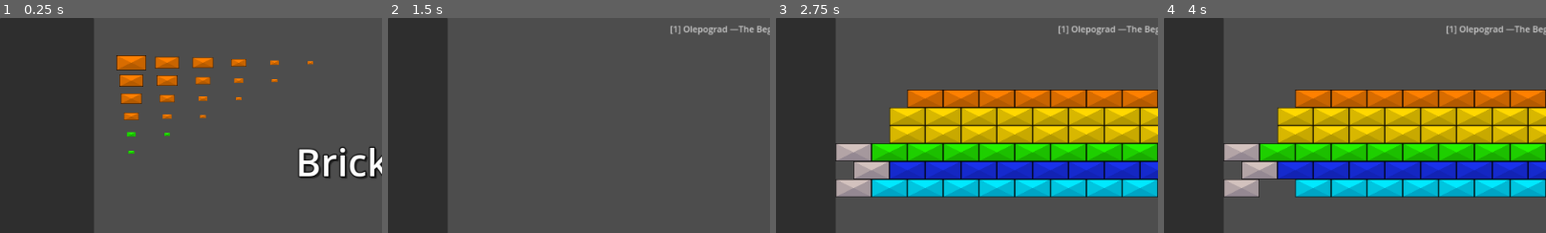
Above: before the commit, frames 1-4 (left to right).
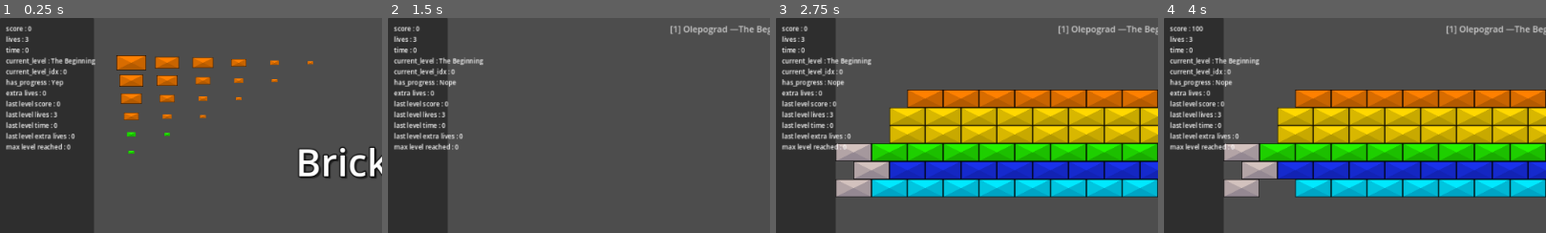
Above: after the commit, the same moments.

Repository: O-39889/brickout
Game: Godot game, scene res://scenes/title_screen.tscn
Two runs of this game, one before a commit and one after it. Both use one fixed random seed, a clock stepped at 60 frames per second and the inputs below. The engine's default icon, where the game draws it, is replaced by a stand-in: a white triangle on a blue panel in a dark square.
Inputs (mouse positions are % of the whole screen's width and height, from its top left):
- Up to frame 1 (0.25 s): no input
- Up to frame 2 (1.5 s): click "New Game" at 0.5 s; click "1" at 1.25 s
- Up to frame 3 (2.75 s): move the mouse to (55, 50) at 2.02 s; click (55, 50) at 2.17 s
- Up to frame 4 (4 s): tap Enter at 2.75 s; move the mouse to (45, 50) at 2.77 s; click (45, 50) at 2.92 s; move the mouse to (52, 48) at 3.52 s; click (52, 48) at 3.67 s
The pictures show only the part of the screen within x 0-50%, y 0-50%; the shares and areas given below are measured in that part.

The runs differ from the first frame. In frame 1, 3.0% of the frame differs, in the area x 1-25%, y 3-62%; in frame 2, 3.0%; in frame 3, 3.0%; in frame 4, 3.1%.

Commit message:
Work with game progression more
* rename `MainLevel.time_passed` to `time_elapsed`
* actually add elapsed time to the game total
* add a super useful debug/test thingy label on top of the screen

Diff:
--- a/scripts/main_level.gd
+++ b/scripts/main_level.gd
@@ -16,7 +16,7 @@
 ### Time passed in this particular level.
 ### Counts up during gameplay, not when game is overed or after clearing
 ### a level or (TODO) when the game is paused.
-var time_passed : float = 0.0;
+var time_elapsed : float = 0.0;
 # set on init by the parent template scene
 var template : MainLevelTemplate;
 
@@ -115,6 +115,7 @@
 func handle_game_over():
 	if state != LevelCompletionState.Lost and state != LevelCompletionState.None:
 		return;
+	GameProgression.time_total += time_elapsed;
 	mouse_captured = false;
 	state = LevelCompletionState.GameOver;
 	template.show_game_over();
@@ -183,6 +184,7 @@
 	if state != Level.LevelCompletionState.None:
 		return;
 	state = Level.LevelCompletionState.Clear;
+	GameProgression.time_total += time_elapsed;
 	mouse_captured = false;
 	EventBus.level_cleared.emit();
 	#gui.show_level_clear(func(): get_window().title = 'Next level!',
@@ -199,7 +201,7 @@
 func _physics_process(delta):
 	if state == LevelCompletionState.None or\
 	state == LevelCompletionState.Lost:
-		time_passed += delta; # 🔥
+		time_elapsed += delta; # 🔥
 
 
 func _on_projectile_collided(_projectile: Projectile, _with: CollisionObject2D):
--- a/scripts/main_level_template.gd
+++ b/scripts/main_level_template.gd
@@ -97,7 +97,7 @@
 	clear_node.exit_btn.pressed.connect(get_tree().quit);
 	# TODO: score and time only for the current level
 	clear_node.set_score(lvl.points_earned);
-	clear_node.set_time(lvl.time_passed);
+	clear_node.set_time(lvl.time_elapsed);
 
 
 
@@ -146,4 +146,4 @@
 func _process(delta: float) -> void:
 	if not score_match:
 		display_score = int(move_toward(display_score, GameProgression.score, SCORE_CHANGE_SPEED));
-	timer_lbl.text = "Time: " + Globals.display_time(lvl.time_passed);
+	timer_lbl.text = "Time: " + Globals.display_time(lvl.time_elapsed);
--- a/scripts/singletons/game_progression.gd
+++ b/scripts/singletons/game_progression.gd
@@ -1,4 +1,7 @@
 extends Node;
+
+var debug_test_lbl : Label;
+var debug_test_thing := {};
 
 # TASK: maybe have the campaign switch not between the top-level
 # level scenes (the ones with the GUI and everything) but instead only
@@ -66,6 +69,15 @@
 	last_level_time_total = time_total;
 	extra_lives_earned = score / EXTRA_LIFE_MULTIPLIER; # TODO: nah this is perfect
 	last_level_extra_lives_earned = extra_lives_earned;
+	# super useful little debug label thing innit bruv
+	debug_test_lbl = Label.new();
+	debug_test_lbl.position = Vector2(15, 15);
+	debug_test_lbl.top_level = true;
+	debug_test_lbl.z_index = 1997;
+	set_debug_test_lbl_thingy_amogus_228_olepa_bing_chilling_yes();
+	get_tree().process_frame.connect(set_debug_test_lbl_thingy_amogus_228_olepa_bing_chilling_yes)
+	await get_tree().process_frame;
+	add_child(debug_test_lbl);
 
 ## If idx = -1, then it just takes in the current index
 func set_current_level(idx: int = -1) -> void:
@@ -211,3 +223,25 @@
 
 func _on_life_lost() -> void:
 	decrement_lives();
+
+
+func set_debug_test_lbl_thingy_amogus_228_olepa_bing_chilling_yes() -> void:
+	var dict := {
+		'score' : score,
+		'lives' : lives,
+		'time' : String.num(time_total, 1),
+		'current_level': current_level.level_name\
+			if is_instance_valid(current_level) else 'Nope',
+		'current_level_idx' : current_level_idx,
+		'has_progress':['Yep','Nope'][int(has_progress)],
+		'extra lives': extra_lives_earned,
+		'last level score' : last_level_score,
+		'last level lives' : last_level_lives,
+		'last level time' : String.num(last_level_time_total, 1),
+		'last level extra lives' : last_level_extra_lives_earned,
+		'max level reached' : max_level_reached,
+	};
+	var lal := '';
+	for k in dict.keys():
+		lal += '%s : %s\n' % [k, dict[k]];
+	debug_test_lbl.text = lal;
